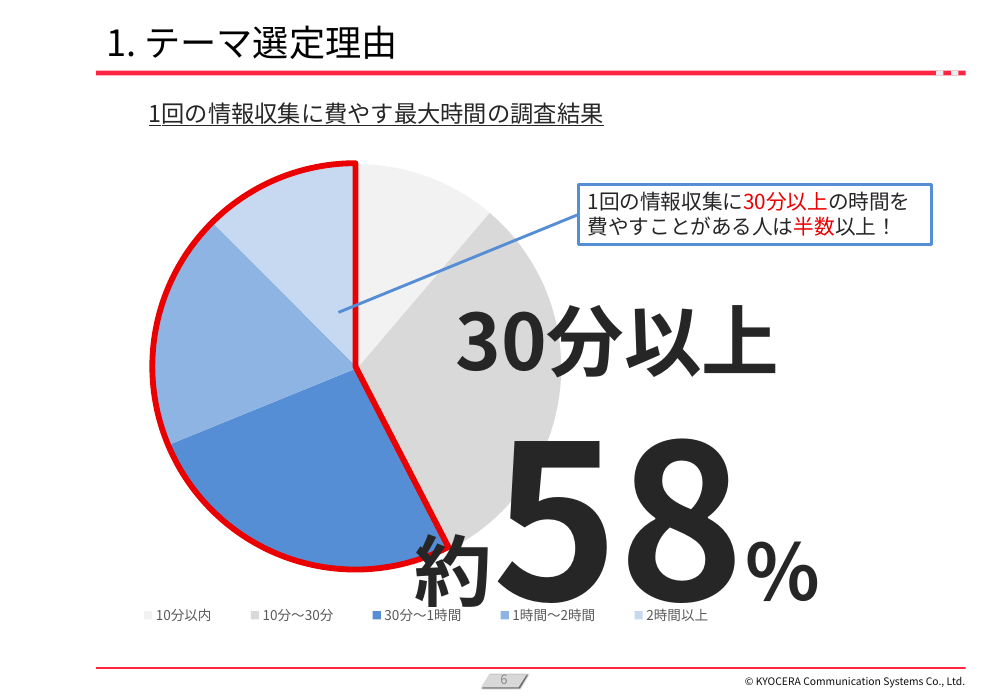
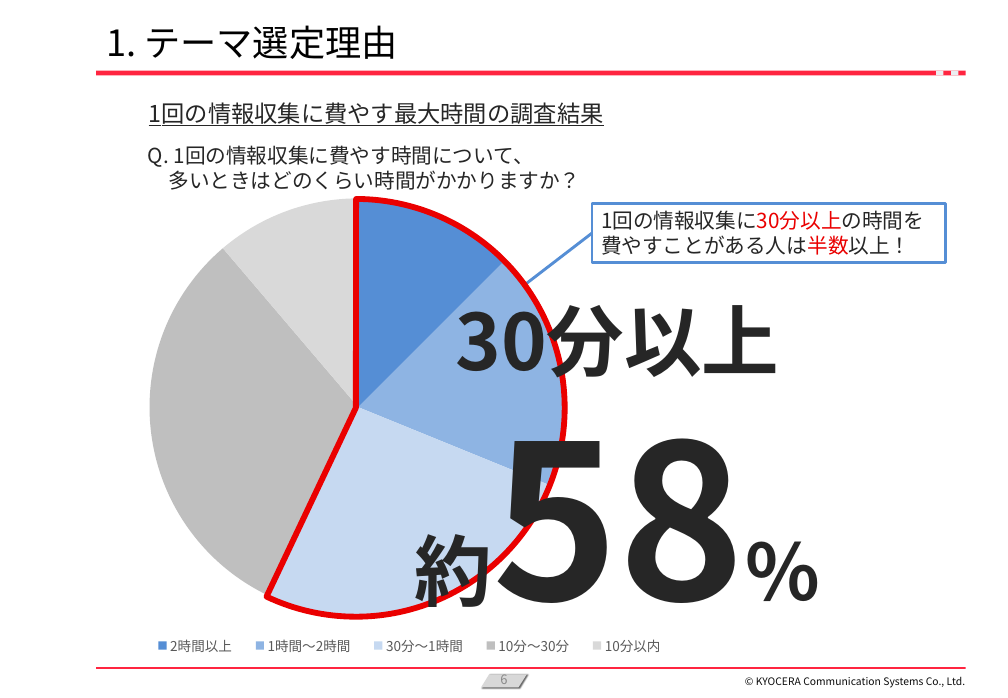
Before and after one commit to KanataOsako/SCSA, a slide deck: slide 6 of src/研究レポート/業務改善【大迫かなた】2024年予選会資料.pptx. Drawn at 1008x698 pixels with LibreOffice and Linux fonts; fonts in the diff are those of the drawing; background and template pictures are left out. Boxes give left, top, right and bottom in pixels: in the first picture for what was removed or moved away, otherwise in the second. Text is boxed around its words. In the diff, an @@ line names an element or a change of style, - is before the commit and + after.

```diff
--- a/src/研究レポート/業務改善【大迫かなた】2024年予選会資料.pptx
+++ b/src/研究レポート/業務改善【大迫かなた】2024年予選会資料.pptx
@@ text added at <box>148,145,581,190</box>, 16 pt, text #262626 @@
+Q. 1回の情報収集に費やす時間について、
+多いときはどのくらい時間がかかりますか？
@@ pie chart at <box>0,194,961,679</box> @@
-categories: 10分以内, 10分～30分, 30分～1時間, 1時間～2時間, 2時間以上
+categories: 2時間以上, 1時間～2時間, 30分～1時間, 10分～30分, 10分以内
-Series 1: 11, 32, 26, 19, 12
+Series 1: 12, 19, 26, 32, 11
@@ colours of single points changed @@
@@ background changed @@
@@ plot area changed @@
@@ pie chart: place and size @@
-pie chart at <box>97,100,946,641</box>
+pie chart at <box>0,194,961,679</box>
@@ pie slice (boxed as its full ellipse): place and size @@
-pie slice (boxed as its full ellipse) at <box>153,163,559,570</box>
+pie slice (boxed as its full ellipse) at <box>147,199,565,617</box>
@@ pie slice (boxed as its full ellipse) at <box>147,199,565,617</box>: proportions changed @@
@@ rectangle "1回の情報収集に30分以上の時間を": place and size @@
-rectangle "1回の情報収集に30分以上の時間を" at <box>579,184,933,244</box>
+rectangle "1回の情報収集に30分以上の時間を" at <box>592,203,946,262</box>
@@ line moved from (339, 313) - (579, 214) to (521, 288) - (592, 233) @@
```
Also in this commit, not shown: 29 other slides changed, 3 slides added, 1 slide removed, 1 other file.
